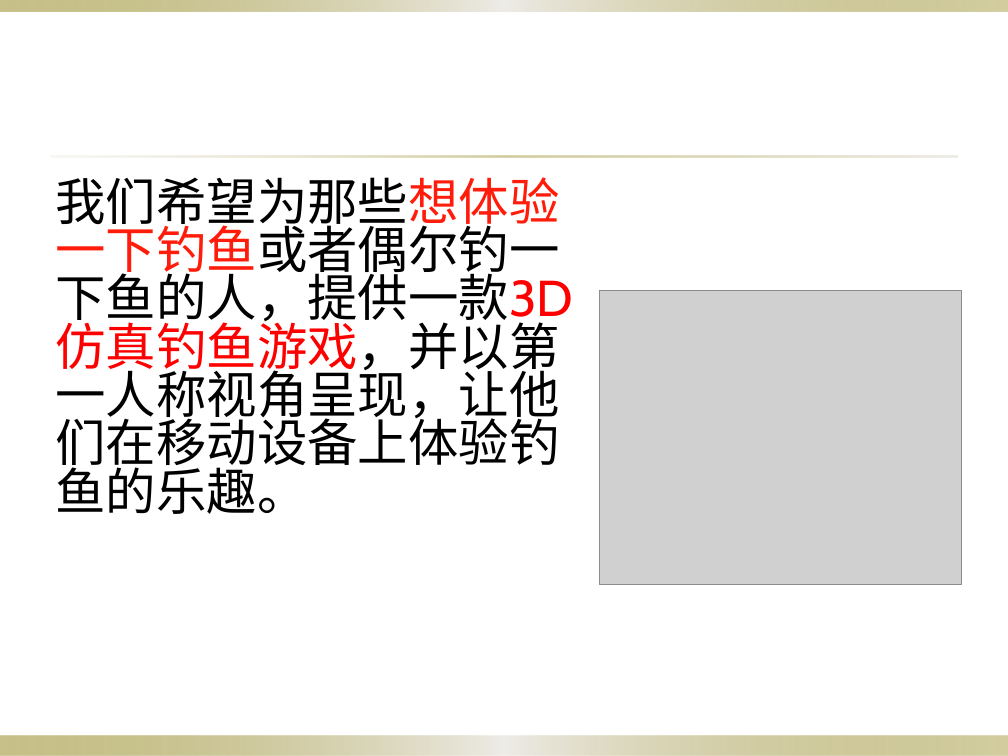
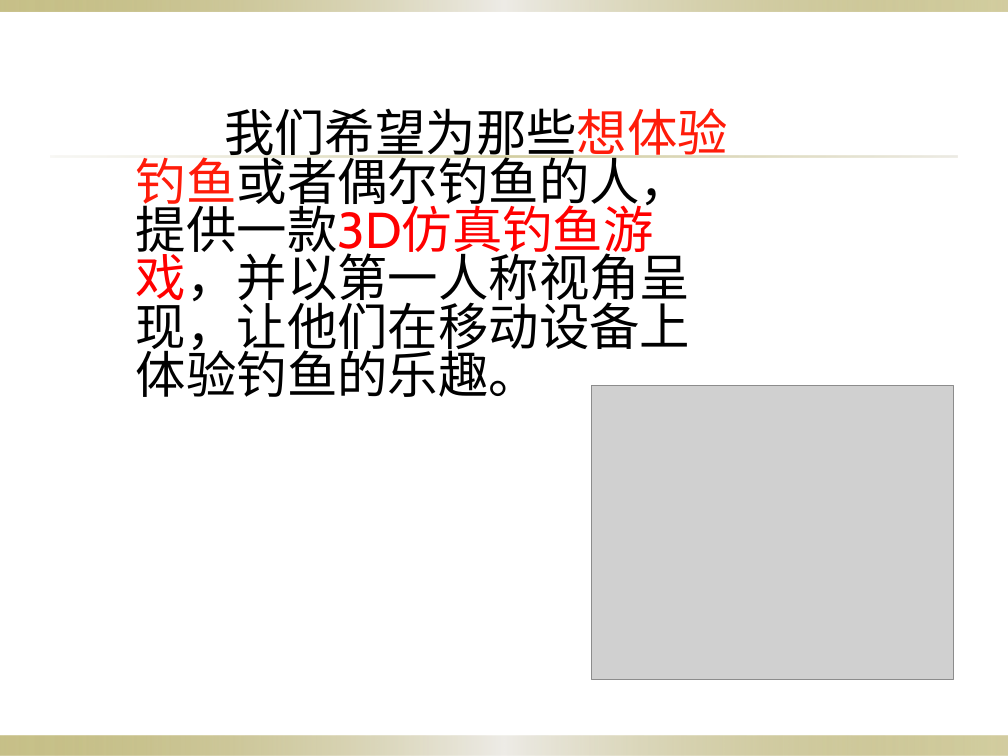
Before and after one commit to 3d-fishing/3D-app, a slide deck: slide 4 of 项目计划(1).pptx. Drawn at 1008x756 pixels with LibreOffice and Linux fonts; fonts in the diff are those of the drawing; grey boxes stand for pictures; background and template pictures are left out. Boxes give left, top, right and bottom in pixels: in the first picture for what was removed or moved away, otherwise in the second. Text is boxed around its words. In the diff, an @@ line names an element or a change of style, - is before the commit and + after.

```diff
--- a/项目计划(1).pptx
+++ b/项目计划(1).pptx
@@ text at (136, 108, 728, 397): text changed @@
-我们希望为那些想体验一下钓鱼或者偶尔钓一下鱼的人，提供一款3D仿真钓鱼游戏，并以第一人称视角呈现，让他们在移动设备上体验钓鱼的乐趣。
+我们希望为那些想体验钓鱼或者偶尔钓鱼的人，提供一款3D仿真钓鱼游戏，并以第一人称视角呈现，让他们在移动设备上体验钓鱼的乐趣。
@@ picture: place and size @@
-picture at (599, 290, 961, 584)
+picture at (592, 386, 954, 679)
```
Also in this commit, not shown: 3 other slides changed, 7 slides added, 1 slide removed.
